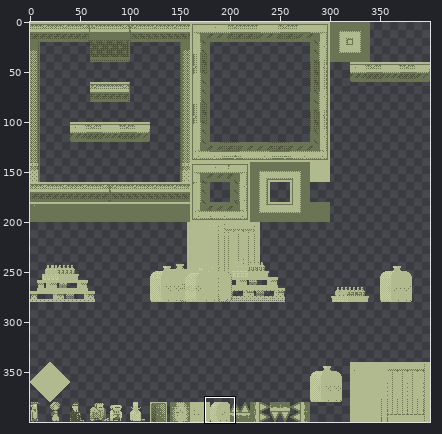
A sprite sheet gets an edit: SuperLemonadeFactory1989/SuperLemonadeFactory1989Content/Lemonade/tiles_warehouse.png. The first picture is a wide view before the edit; the outline marks the close-up.
Close-up. Before the commit:
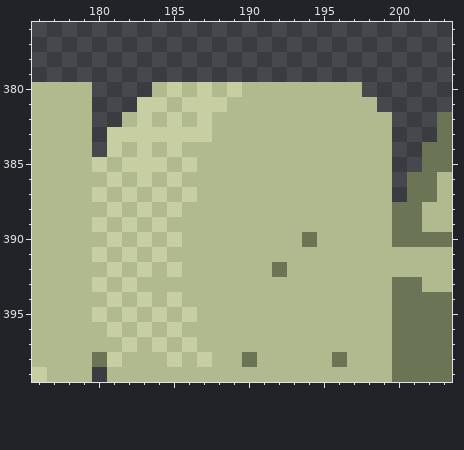
The file is 400x400 pixels. Colours within 5 levels of each other are drawn and written as one. Shown: x 176..203, y 376..399.
After:
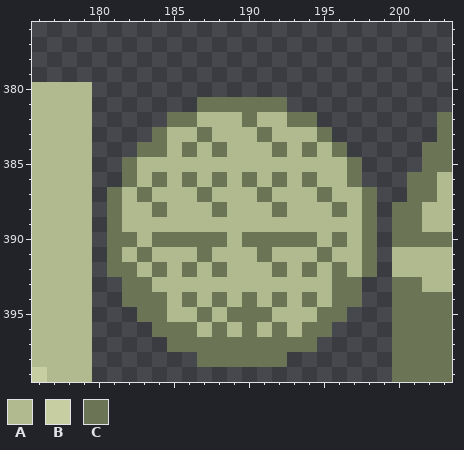
Palette (. is transparent): A #b0ba8e  B #c7cfa2  C #6b7454
Edits made:
y 380: x 184..197 ABABABAAAAAAAA -> ..............
y 381: x 183..198 BBABBBAAAAAAAAAA -> ....CCCCCC......
y 382: x 182..187 ABABAB -> ...CCA; x 190 A -> C; x 193..199 AAAAAAA -> CC.....
y 383: x 181..187 BBBBBBB -> ...CAAC; x 191 A -> C; x 195..199 AAAAA -> C....
y 384: x 181..186 BABABA -> ..CCAC; x 188 A -> C; x 192 A -> C; x 194 A -> C; x 196..199 AAAA -> C...
y 385: x 180..184 BABBB -> ..CAA; x 186 B -> A; x 197..199 AAA -> C..
y 386: x 180..186 ABABABA -> ..CACAC; x 188 A -> C; x 190 A -> C; x 192 A -> C; x 194 A -> C; x 197..199 AAA -> C..
y 387: x 180..184 BABAB -> .CACA; x 186..187 BA -> AC; x 191 A -> C; x 195 A -> C; x 198..199 AA -> C.
y 388: x 180..181 AB -> .C; x 183..185 BAB -> ACA; x 188 A -> C; x 192 A -> C; x 196 A -> C; x 198..199 AA -> C.
y 389: x 180..182 BAB -> .CA; x 184 B -> A; x 198..199 AA -> C.
y 390: x 180..188 ABABABAAA -> .CCACCCCC; x 190..193 AAAA -> CCCC; x 196 A -> C; x 198..199 AA -> C.
y 391: x 180..184 BABAB -> .CACA; x 187 A -> C; x 191 A -> C; x 195 A -> C; x 198..199 AA -> C.
y 392: x 180..186 ABABABA -> .CCACAC; x 188 A -> C; x 194 A -> C; x 196 A -> C; x 198..199 AA -> C.
y 393: x 180..183 BABA -> ..CC; x 196..199 AAAA -> CC..
y 394: x 180..186 ABABABA -> ..CCCAC; x 188 A -> C; x 190 A -> C; x 192 A -> C; x 194 A -> C; x 196..199 AAAA -> CC..
y 395: x 180..184 BABAB -> ...CC; x 186..187 BA -> AC; x 189..191 AAA -> CCC; x 195..199 AAAAA -> CC...
y 396: x 180..186 ABABABA -> ....CCC; x 188 A -> C; x 190 A -> C; x 192 A -> C; x 194..199 AAAAAA -> CC....
y 397: x 180..199 AABABABAAAAAAAAAAAAA -> .....CCCCCCCCCC.....
y 398: x 180..189 CBAAABABAA -> .......CCC; x 191..199 AAAAACAAA -> CC.......
y 399: x 181..199 AAAAAAAAAAAAAAAAAAA -> ...................
Boxes around the changes in both close-ups, in picture pixels (x1, y1, x2, y2):
changed: (92, 82, 392, 382)
